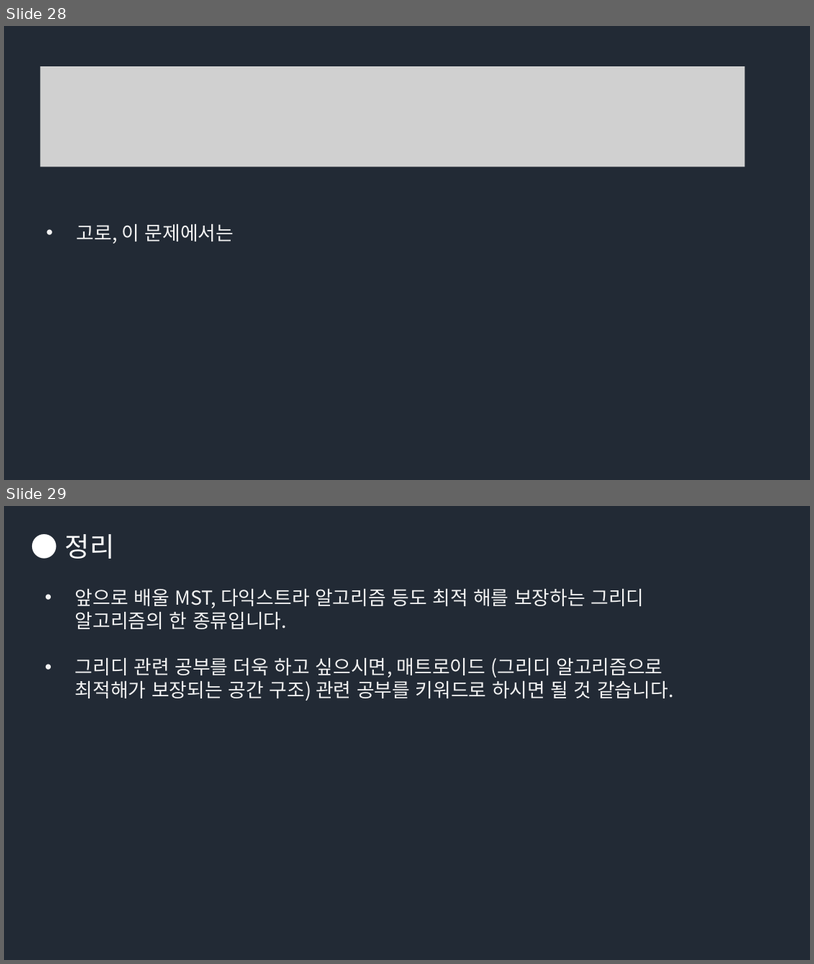
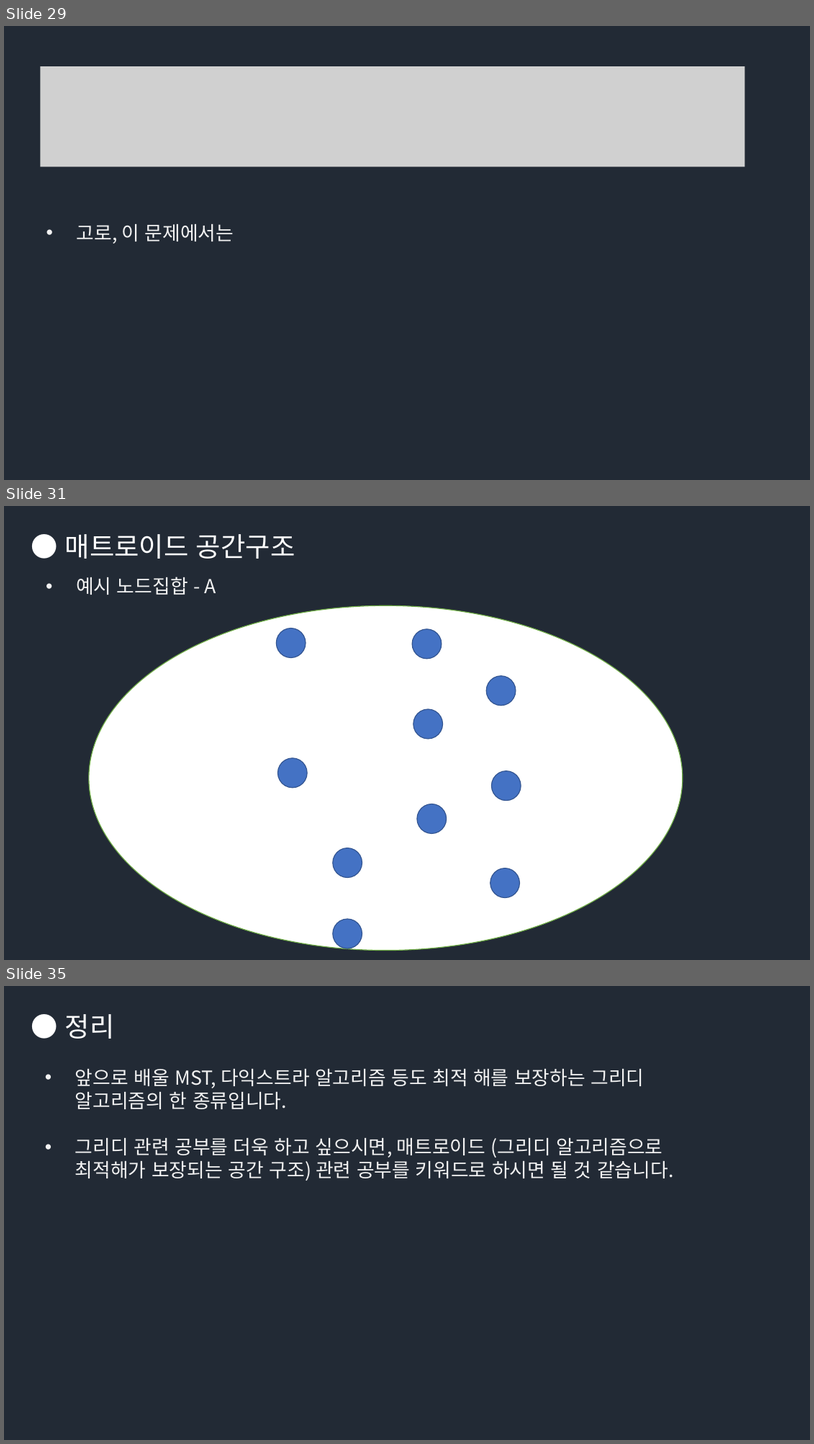
Before and after one commit to Groot-Space/Groot-space.github.io, a slide deck: assets/images/그리디/그리디.pptx. Shown one above the other, each under a label of ours: slides 28 and 29 before the commit, slides 29, 31 and 35 after it; the slides between them are not shown. The pictures are 814x964 and 814x1444 pixels, drawn with LibreOffice and Linux fonts; fonts in the diff are those of the drawing; grey boxes stand for pictures. Boxes give left, top, right and bottom in pixels: in the first picture for what was removed or moved away, otherwise in the second. Text is boxed around its words. In the diff, an @@ line names an element or a change of style, - is before the commit and + after.

```diff
--- a/assets/images/그리디/그리디.pptx
+++ b/assets/images/그리디/그리디.pptx
@@ slide 31 added at <box>4,506,810,960</box>, background #222A35 @@
@@ text added at <box>65,534,295,559</box>, 32 pt, text #FFFFFF @@
+● 매트로이드 공간구조
@@ text added at <box>76,577,216,595</box>, 23 pt, text #F2F2F2 @@
+• 예시 노드집합 - A
@@ ellipse added at <box>89,606,683,950</box>, fill #FFFFFF, outline #70AD47 1 pt @@
@@ ellipse added at <box>276,628,305,658</box>, fill #4472C4, outline #325491 1 pt @@
@@ ellipse added at <box>412,629,441,659</box>, fill #4472C4, outline #325491 1 pt @@
@@ ellipse added at <box>486,676,516,705</box>, fill #4472C4, outline #325491 1 pt @@
@@ ellipse added at <box>414,709,442,739</box>, fill #4472C4, outline #325491 1 pt @@
@@ ellipse added at <box>278,758,307,788</box>, fill #4472C4, outline #325491 1 pt @@
@@ ellipse added at <box>491,771,521,800</box>, fill #4472C4, outline #325491 1 pt @@
@@ ellipse added at <box>417,803,446,834</box>, fill #4472C4, outline #325491 1 pt @@
@@ ellipse added at <box>333,848,362,878</box>, fill #4472C4, outline #325491 1 pt @@
@@ ellipse added at <box>491,867,520,898</box>, fill #4472C4, outline #325491 1 pt @@
@@ ellipse added at <box>333,919,362,948</box>, fill #4472C4, outline #325491 1 pt @@
@@ what was slide 28 is now slide 29 @@
@@ what was slide 29 is now slide 35 @@
```
Also in this commit, not shown: 5 other slides added, 1 other file.
